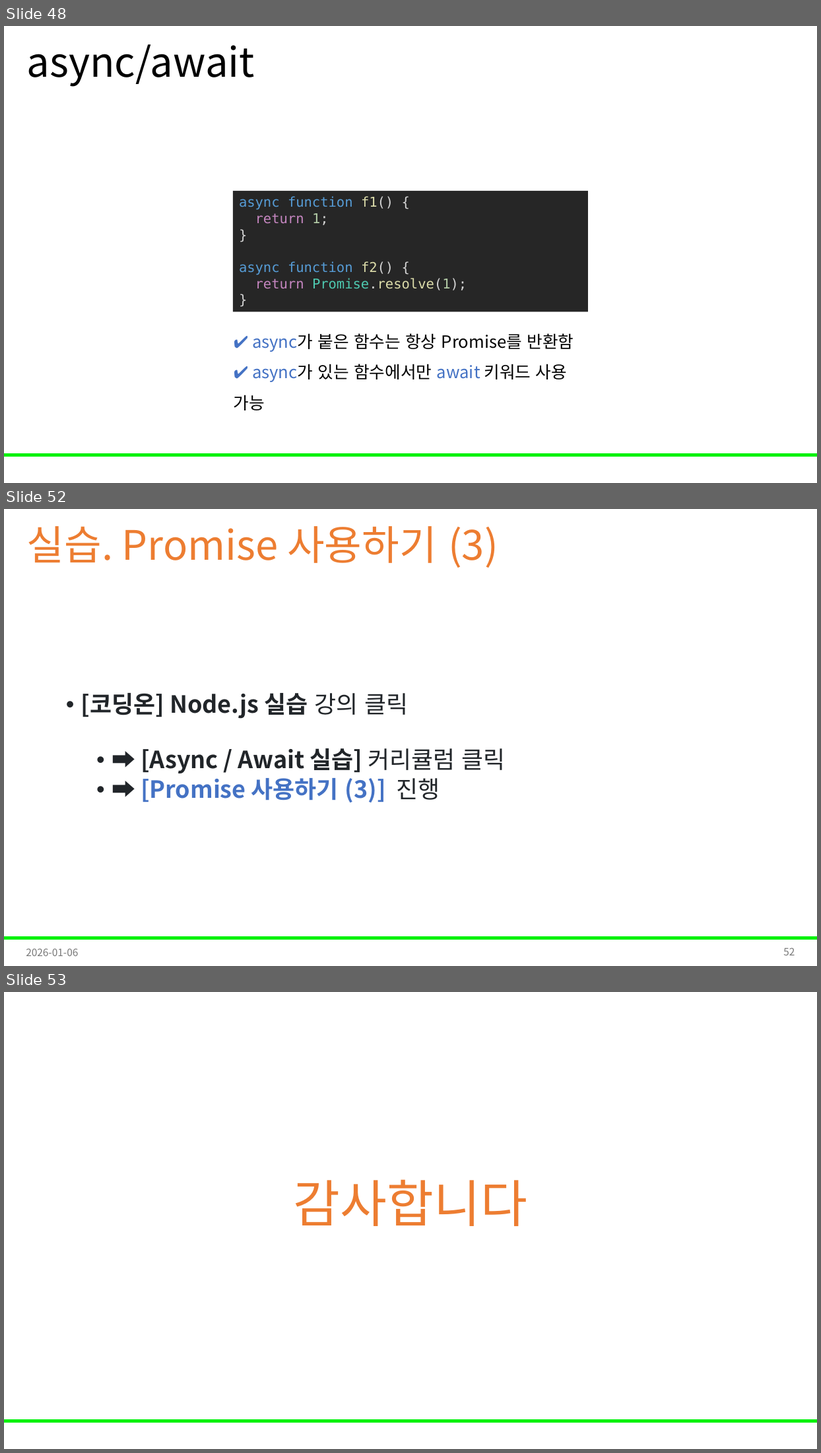
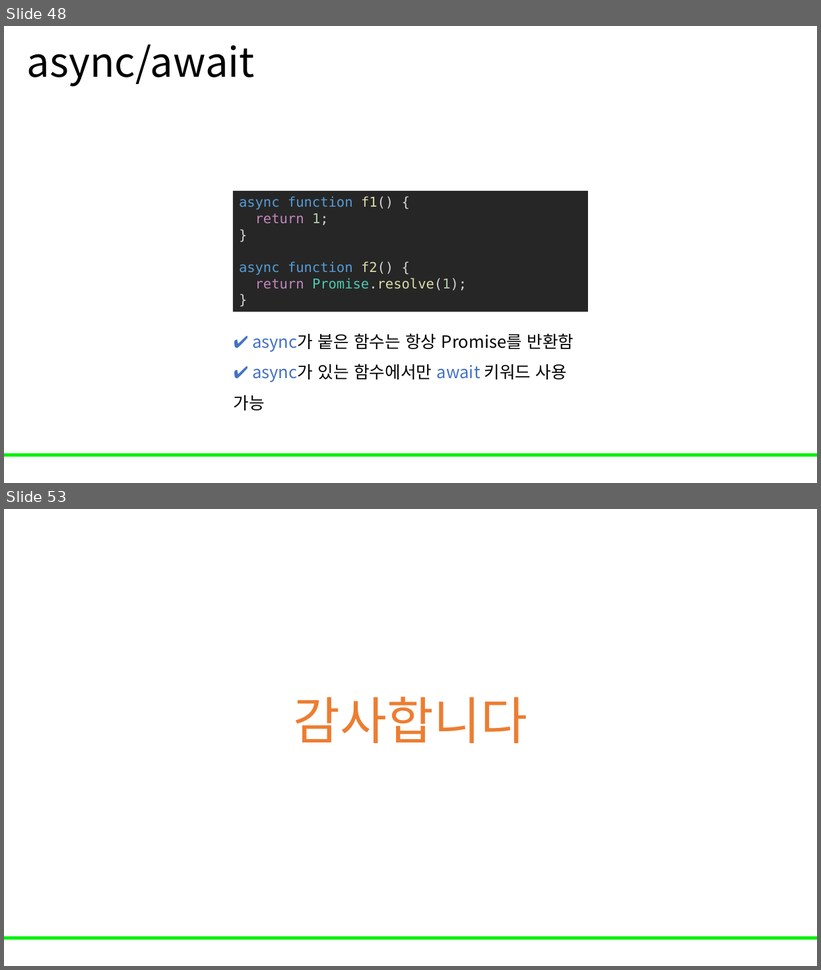
Before and after one commit to Leader-Lesson/KDT_RE_5th, a slide deck: material/4_WEB/03_Javascript(2).pptx. Shown one above the other, each under a label of ours: slides 48, 52 and 53 before the commit, slides 48 and 53 after it; the slides between them are not shown. The pictures are 821x1453 and 821x970 pixels, drawn with LibreOffice and Linux fonts; fonts in the diff are those of the drawing; background and template pictures are left out. Boxes give left, top, right and bottom in pixels: in the first picture for what was removed or moved away, otherwise in the second. Text is boxed around its words. In the diff, an @@ line names an element or a change of style, - is before the commit and + after.

Commit message:
Add JavaScript async examples and refactor callback hell to promises

```diff
--- a/material/4_WEB/03_Javascript(2).pptx
+++ b/material/4_WEB/03_Javascript(2).pptx
@@ slide 52 removed at [4,509,817,966], background #FFFFFF; not listed: 1 template element that a slide beside it also shows @@
@@ title removed at [27,526,498,568] @@
-실습. Promise 사용하기 (3)
@@ text removed at [81,693,505,803] @@
-• [코딩온] Node.js 실습 강의 클릭
-  • ➡ [Async / Await 실습] 커리큘럼 클릭
-  • ➡ [Promise 사용하기 (3)] 진행
@@ text removed at [26,949,78,956] @@
-2026-01-06
@@ page number removed at [783,948,795,956] @@
-52
```
Also in this commit, not shown: 41 slides changed, 3 slides added, 2 other slides removed, 7 other files.
